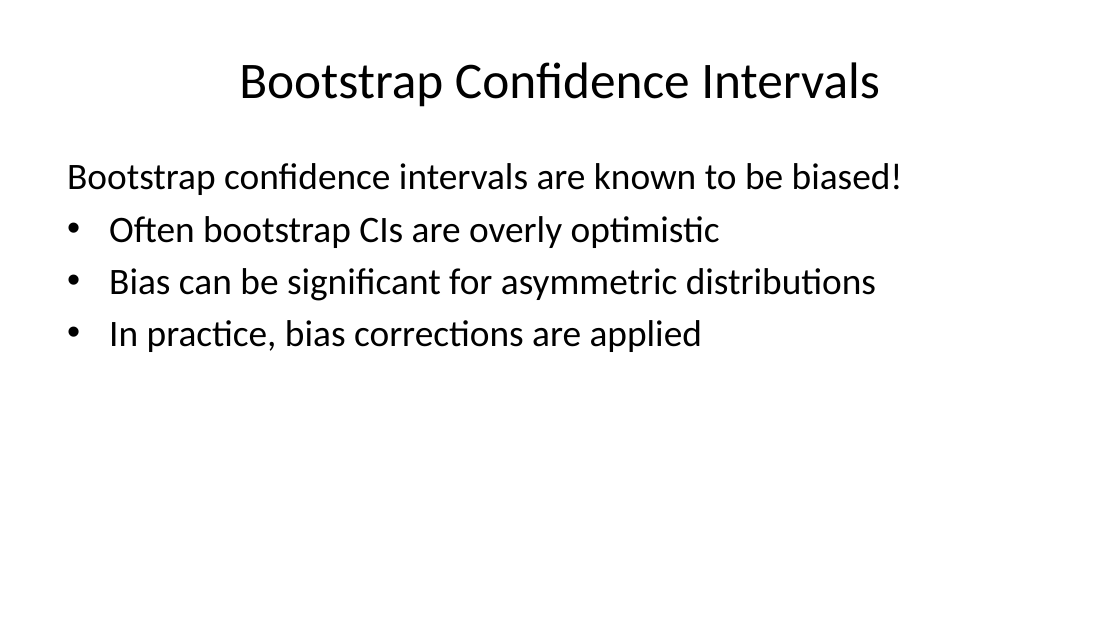
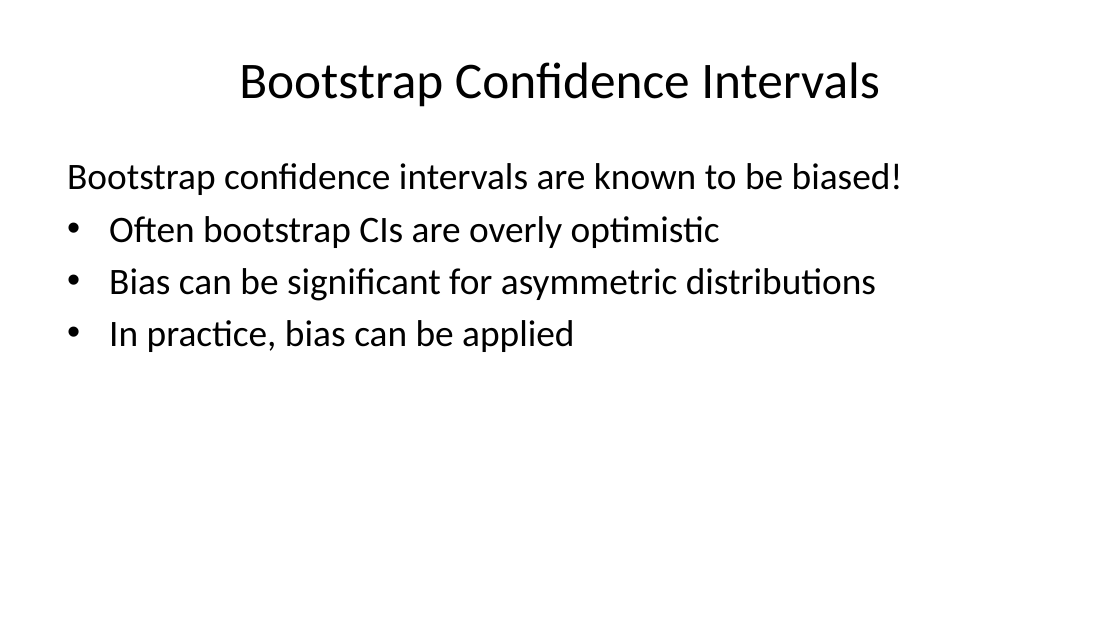
Before and after one commit to StephenElston/CSCI-E-83, a slide deck: slide 19 of LectureSlides/06b_IntroductionToBootstrap.pptx. Drawn at 1120x630 pixels with LibreOffice and Linux fonts; fonts in the diff are those of the drawing. Boxes give left, top, right and bottom in pixels: in the first picture for what was removed or moved away, otherwise in the second. Text is boxed around its words. In the diff, an @@ line names an element or a change of style, - is before the commit and + after.

```diff
--- a/LectureSlides/06b_IntroductionToBootstrap.pptx
+++ b/LectureSlides/06b_IntroductionToBootstrap.pptx
@@ text at <box>109,320,574,352</box>: text changed @@
-• In practice, bias corrections are applied
+• In practice, bias can be applied
```
Also in this commit, not shown: 13 other slides changed, 1 slide added, 1 slide removed, 1 other file.
